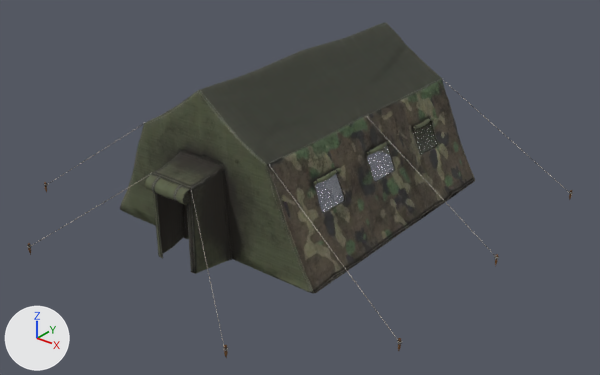
One commit to the glTF model game/assets/tent_military.glb: the scene before it, then after it.
The view is the same before and after, from a camera (50 mm lens) standing at (12.18, -14.51, 9.68) and looking at (0.75, -0.22, 0.82). Every picture has the same lights, and +X, +Y and +Z are marked at lower left. The first picture is the older version. Mesh edges are drawn as thin lines on the coarser meshes. Where no turn or scale is listed for an object, it has been applied to the vertices.

Objects in the first picture: 'Military_tent_01_0', 'Military_tent_01_0_nocol', 'Military_tent_Glass_0'.
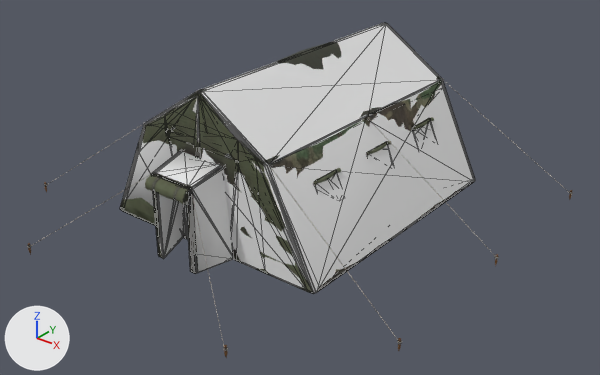
Changed parts and their boxes (x1, y1, x2, y2) in the pictures (600 x 375 px):
'tent_military_col', added: after (122, 23, 475, 293)
'Military_tent_01_0', unchanged, covered by the edit: (120, 23, 475, 294) in both
'Military_tent_Glass_0', unchanged, covered by the edit: before (315, 121, 438, 213)

Diff of the bpy script that builds the scene:
```diff
--- a/game/assets/tent_military.glb.py
+++ b/game/assets/tent_military.glb.py
@@ me_military_tent_glass_0_012 @@
+me_military_tent_glass_0_012.from_pydata(...)  # 667 vertices, 1372 faces; spans x -3.13..3.14, y -3.56..4.64, z 0.08..3.95
@@ ob_tent_military_col @@
+ob_tent_military_col = bpy.data.objects.new('tent_military_col', me_military_tent_glass_0_012)
+ob_tent_military_col.location = (0.0, -0.16, -0.11)
```
